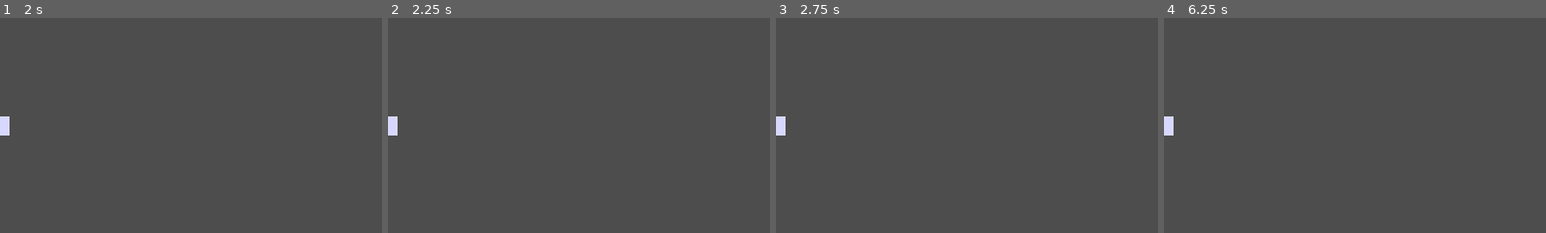
Above: before the commit, frames 1-4 (left to right).
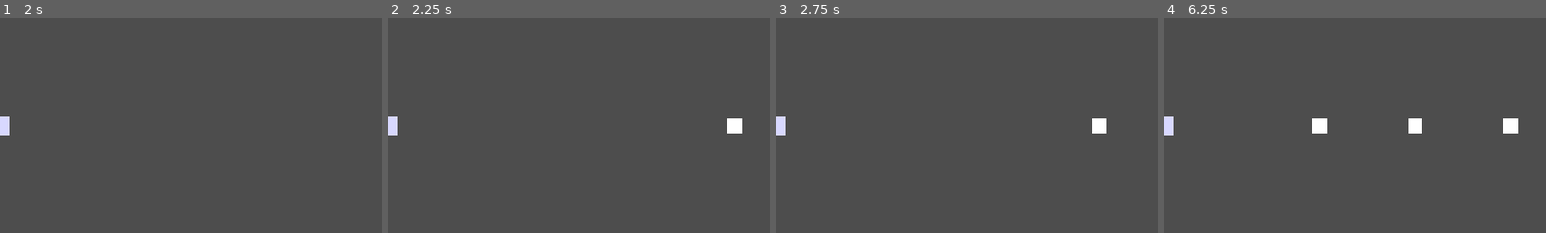
Above: after the commit, the same moments.

Repository: caua-developer/pixie-defense
Game: Godot game, scene res://scenes/main.tscn
The game is run twice, just before and just after one commit, with the same random seed, the same clock (stepped at 60 frames per second) and the same inputs.
Inputs (mouse positions are % of the whole screen's width and height, from its top left):
- Up to frame 1 (2 s): tap Enter at 0.5 s; move the mouse to (72, 45) at 0.52 s; press the mouse at (72, 45) at 0.53 s; tap Space at 1.25 s; move the mouse to (30, 55) at 1.27 s; release the mouse at (30, 55) at 1.28 s; click (30, 55) at 1.35 s
- Up to frame 2 (2.25 s): tap Enter at 2 s; move the mouse to (60, 28) at 2.02 s; press the mouse at (60, 28) at 2.03 s
- Up to frame 3 (2.75 s): no input
- Up to frame 4 (6.25 s): move the mouse to (45, 70) at 2.77 s; release the mouse at (45, 70) at 2.78 s; click (45, 70) at 2.85 s; tap Space at 3.5 s; move the mouse to (80, 65) at 3.52 s; press the mouse at (80, 65) at 3.53 s; move the mouse to (20, 35) at 4.27 s; release the mouse at (20, 35) at 4.28 s; click (20, 35) at 4.35 s; move the mouse to (55, 50) at 5.02 s; press the mouse at (55, 50) at 5.03 s; move the mouse to (35, 25) at 5.77 s; release the mouse at (35, 25) at 5.78 s; click (35, 25) at 5.85 s
The pictures show only the part of the screen within x 50-100%, y 25-75%; the shares and areas given below are measured in that part.

Frame 1 is identical in both runs. In frame 2, 0.3% of the frame differs, in the area x 88-93%, y 46-54%; in frame 3, 0.3%; in frame 4, 0.8%, in the area x 38-93%, y 46-54%.

Commit message:
feat: adiciona corredor fixo com spawn de inimigos
Co-Authored-By: Claude Sonnet 5 <noreply@anthropic.com>

Diff:
--- a/scenes/main.tscn
+++ b/scenes/main.tscn
@@ -1,8 +1,10 @@
-[gd_scene load_steps=4 format=3]
+[gd_scene format=3]
 
 [ext_resource type="Script" path="res://scripts/base.gd" id="base_script"]
 [ext_resource type="Script" path="res://scripts/mago.gd" id="mago_script"]
 [ext_resource type="PackedScene" path="res://scenes/spell_effect.tscn" id="spell_effect_scene"]
+[ext_resource type="Script" path="res://scripts/corredor.gd" id="corredor_script"]
+[ext_resource type="PackedScene" path="res://scenes/enemy.tscn" id="enemy_scene"]
 
 [node name="Main" type="Node2D" unique_id=1404636165]
 
@@ -18,3 +20,9 @@
 
 [node name="Base" type="Node" parent="." unique_id=1507380317]
 script = ExtResource("base_script")
+
+[node name="Corredor1" type="Path2D" parent="." unique_id=1346414365]
+script = ExtResource("corredor_script")
+enemy_scene = ExtResource("enemy_scene")
+
+[node name="SpawnTimer" type="Timer" parent="Corredor1" unique_id=137679326]
--- /dev/null
+++ b/scripts/corredor.gd
@@ -0,0 +1,21 @@
+extends Path2D
+
+const SPAWN_INTERVAL: float = 2.0  # segundos, hipótese — calibrar na Fase 10
+
+@export var enemy_scene: PackedScene
+
+@onready var spawn_timer: Timer = $SpawnTimer
+
+func _ready() -> void:
+	curve = Curve2D.new()
+	curve.add_point(Vector2(600, 0))
+	curve.add_point(Vector2(0, 0))
+	spawn_timer.wait_time = SPAWN_INTERVAL
+	spawn_timer.timeout.connect(_on_spawn_timer_timeout)
+	spawn_timer.start()
+
+func _on_spawn_timer_timeout() -> void:
+	var enemy: Area2D = enemy_scene.instantiate()
+	enemy.position = curve.sample_baked(0.0, true)
+	enemy.set_path_curve(curve)
+	get_parent().add_child(enemy)
